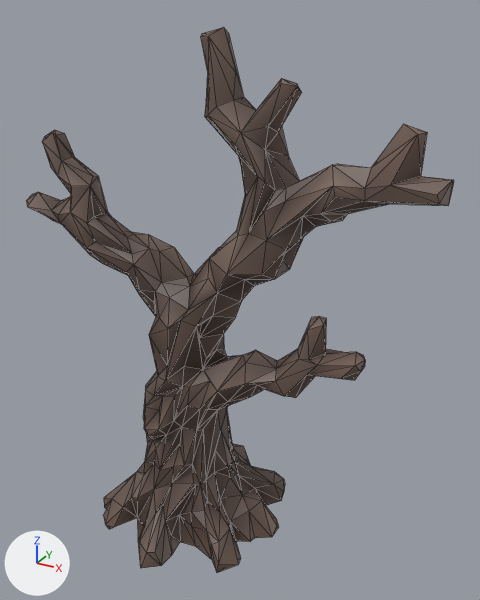
An edit to the glTF model public/models/prop_deadtree.glb, drawn before and after from the same camera.
The view is the same before and after, from a camera (50 mm lens) standing at (3.26, -5.01, 5.14) and looking at (0.41, 0.18, 2.55). The lights are fixed; the arrows at lower left show +X, +Y and +Z. The first picture is the older version. Mesh edges are drawn as thin lines. Where no turn or scale is listed for an object, it has been applied to the vertices.

Before the edit, the objects in view are built like this:
```python
mat_material_0 = bpy.data.materials.new('Material_0')
mat_material_0.use_nodes = True; mat_material_0.node_tree.nodes.clear()
_N = mat_material_0.node_tree.nodes; _L = mat_material_0.node_tree.links
n0 = _N.new('ShaderNodeBsdfPrincipled'); n0.name = 'Principled BSDF'
n1 = _N.new('ShaderNodeOutputMaterial'); n1.name = 'Material Output'
n2 = _N.new('ShaderNodeVertexColor'); n2.name = 'Color Attribute'
_L.new(n0.outputs[0], n1.inputs[0])  # 'BSDF' to 'Surface'
_L.new(n2.outputs[0], n0.inputs[0])  # 'Color' to 'Base Color'
me_mesh_0 = bpy.data.meshes.new('Mesh_0')
me_mesh_0.from_pydata(...)  # 502 vertices, 1000 faces; spans x -2.17..2.17, y -1.07..1.07, z -2.5..2.5
me_mesh_0.materials.append(mat_material_0)
ob_mesh_0 = bpy.data.objects.new('Mesh_0', me_mesh_0)
ob_mesh_0.location = (0.14, 0.0, 2.5)
```
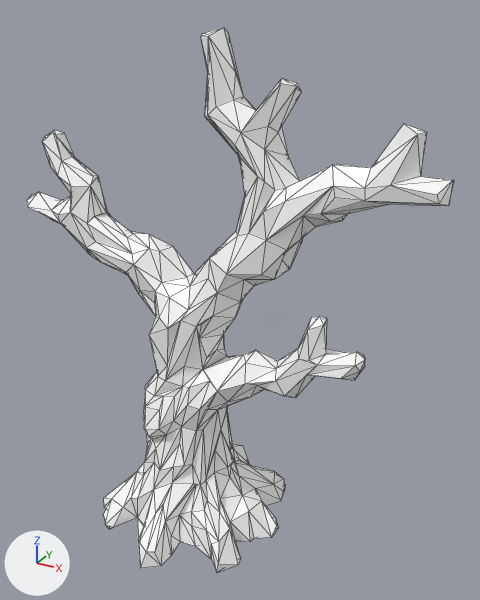
The change, as a diff of the scene's bpy script:
```diff
--- a/public/models/prop_deadtree.glb.py
+++ b/public/models/prop_deadtree.glb.py
@@ mat_material_0 @@
 n0 = _N.new('ShaderNodeBsdfPrincipled'); n0.name = 'Principled BSDF'
+n0.inputs[0].default_value = (1.0, 1.0, 1.0, 1.0)  # 'Base Color', white #ffffff
 n1 = _N.new('ShaderNodeOutputMaterial'); n1.name = 'Material Output'
-n2 = _N.new('ShaderNodeVertexColor'); n2.name = 'Color Attribute'
 _L.new(n0.outputs[0], n1.inputs[0])  # 'BSDF' to 'Surface'
-_L.new(n2.outputs[0], n0.inputs[0])  # 'Color' to 'Base Color'
```

Where the change shows, as pixel boxes [x1, y1, x2, y2] in the pictures (480 x 600 px):
'Mesh_0', recoloured (lighter): [26, 27, 454, 572] in both
